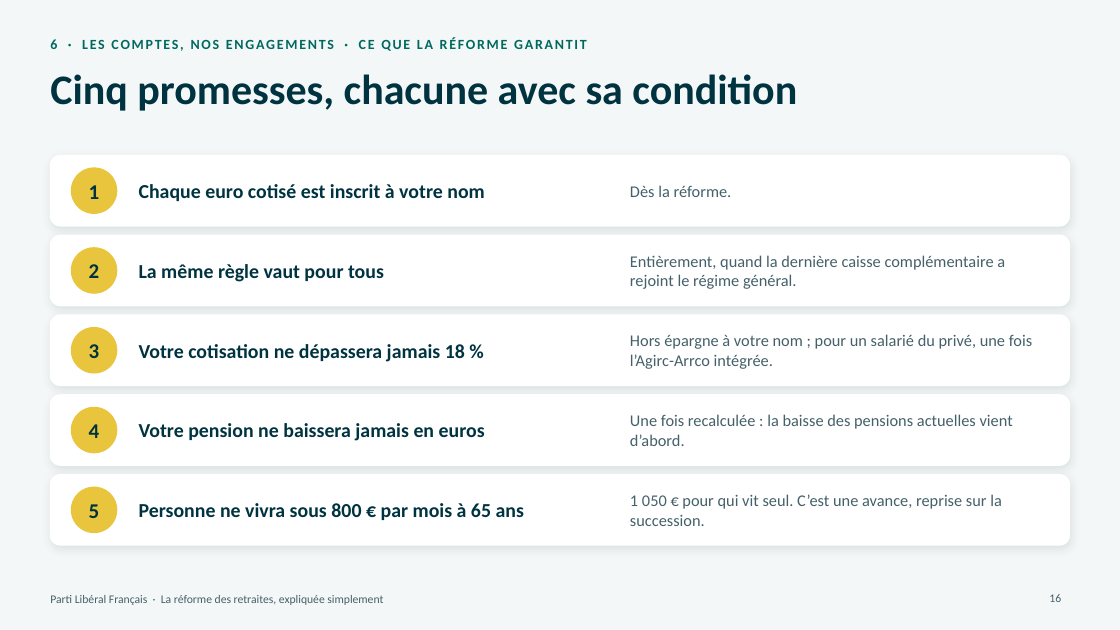
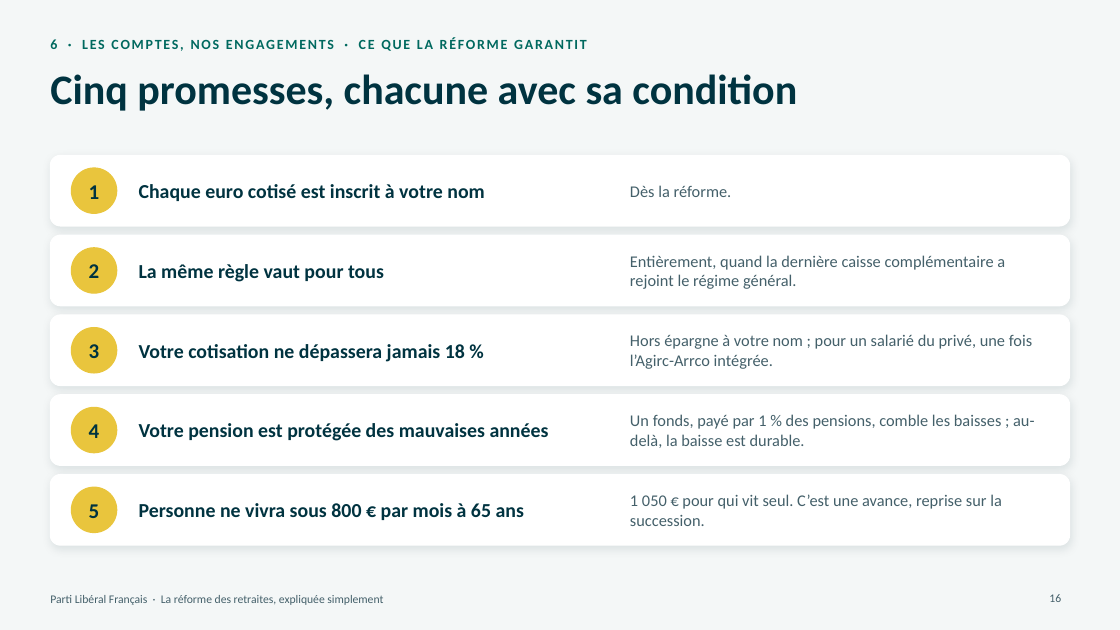
Before and after one commit to g-pliberal/retraitecomptenotionelle, a slide deck: slide 16 of docs/presentation_adherents_17_novembre_2026.pptx. Drawn at 1120x630 pixels with LibreOffice and Linux fonts; fonts in the diff are those of the drawing. Boxes give left, top, right and bottom in pixels: in the first picture for what was removed or moved away, otherwise in the second. Text is boxed around its words. In the diff, an @@ line names an element or a change of style, - is before the commit and + after.

```diff
--- a/docs/presentation_adherents_17_novembre_2026.pptx
+++ b/docs/presentation_adherents_17_novembre_2026.pptx
@@ text at <box>630,414,1034,448</box>: text changed @@
-Une fois recalculée : la baisse des pensions actuelles vient d’abord.
+Un fonds, payé par 1 % des pensions, comble les baisses ; au-delà, la baisse est durable.
@@ text at <box>139,423,549,441</box>: text changed @@
-Votre pension ne baissera jamais en euros
+Votre pension est protégée des mauvaises années
```
Also in this commit, not shown: 1 other slide changed.
